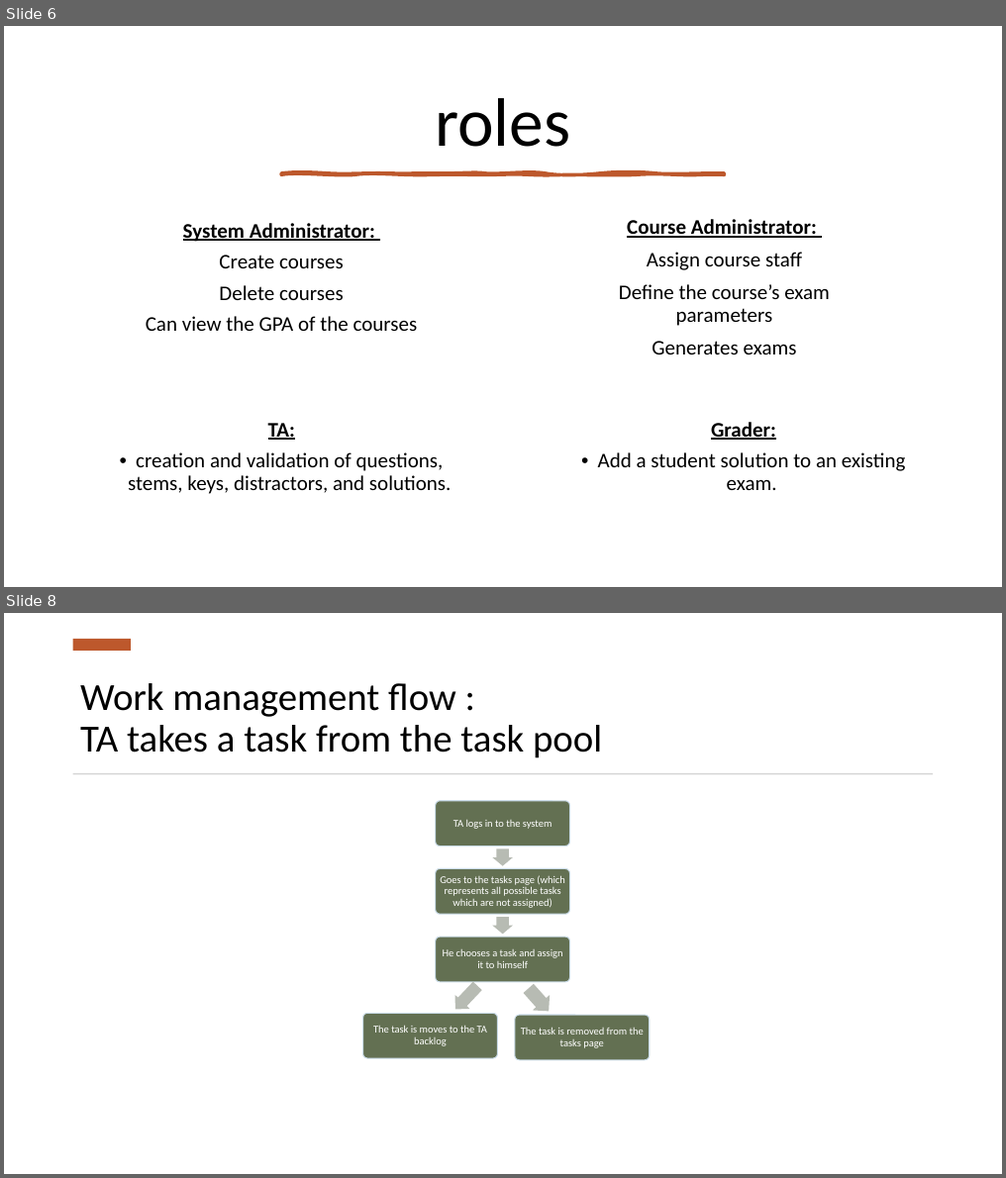
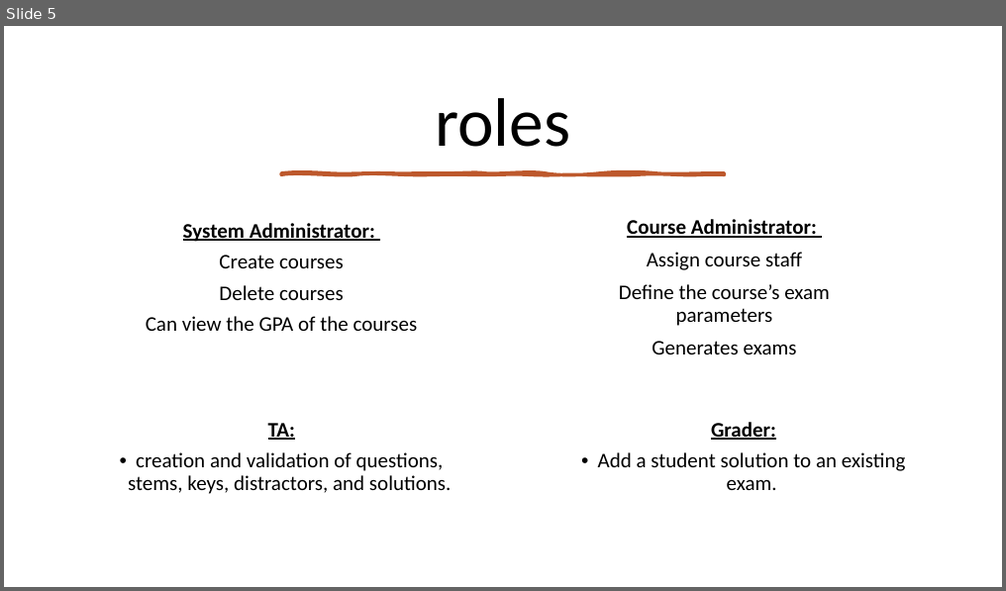
Before and after one commit to RoiTief/Exam-Management-System, a slide deck: docs/Proof of concept presentation.pptx. Shown one above the other, each under a label of ours: slides 6 and 8 before the commit, slide 5 after it; the slides between them are not shown. The pictures are 1006x1178 and 1006x591 pixels, drawn with LibreOffice and Linux fonts; fonts in the diff are those of the drawing. Boxes give left, top, right and bottom in pixels: in the first picture for what was removed or moved away, otherwise in the second. Text is boxed around its words. In the diff, an @@ line names an element or a change of style, - is before the commit and + after.

```diff
--- a/docs/Proof of concept presentation.pptx
+++ b/docs/Proof of concept presentation.pptx
@@ slide 8 removed at (4,613,1002,1174), background #FFFFFF @@
@@ rectangle removed at (73,639,131,651) @@
@@ title removed at (80,683,602,759) @@
-Work management flow :
-TA takes a task from the task pool
@@ rectangle removed at (73,773,933,774) @@
@@ group removed at (363,801,649,1060): 5 rounded rectangles, 5 texts, 4 right arrows @@
-TA logs in to the system
-Goes to the tasks page (which represents all possible tasks which are not assigned)
-He chooses a task and assign it to himself
-The task is moves to the TA backlog
-The task is removed from the tasks page
@@ what was slide 6 is now slide 5 @@
```
Also in this commit, not shown: 4 slides changed, 4 slides added, 7 other slides removed.
